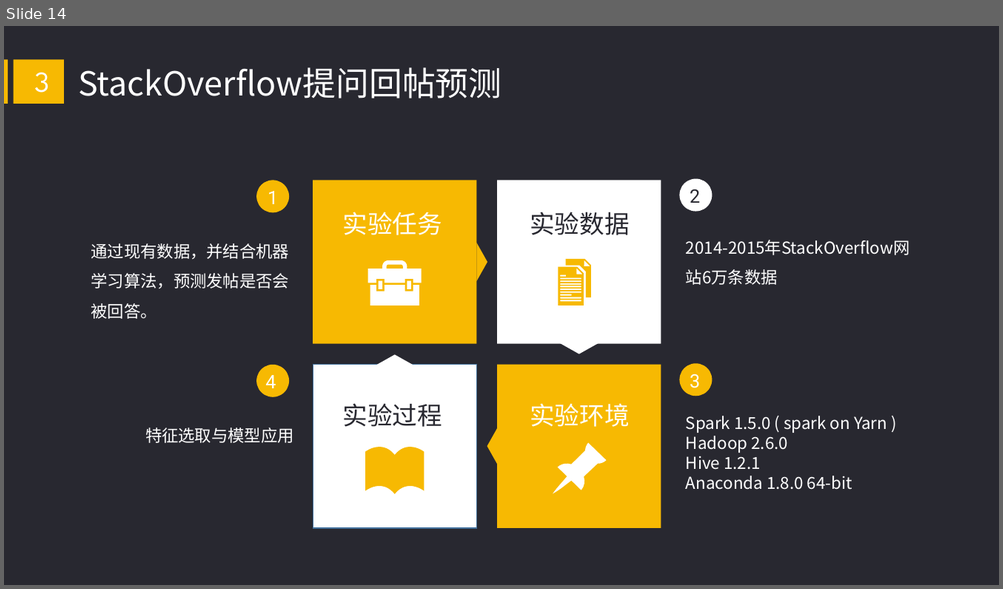
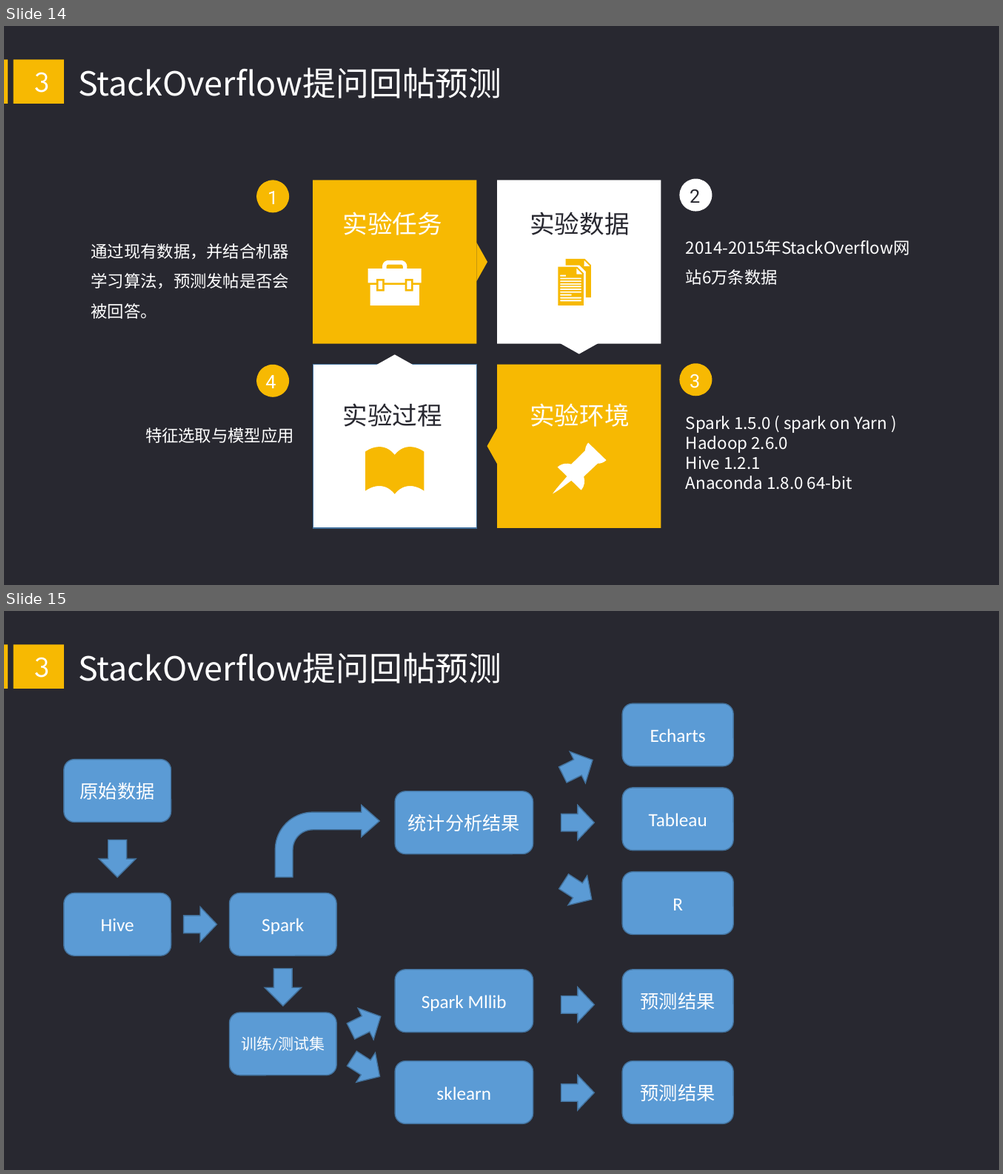
Before and after one commit to bryandsy/ss_homework, a slide deck: 高级软工汇报_张亮&张梦菲&蒋文慧.pptx. Shown one above the other, each under a label of ours: slide 14 before the commit, slides 14 and 15 after it. The pictures are 1003x589 and 1003x1174 pixels, drawn with LibreOffice and Linux fonts; fonts in the diff are those of the drawing. Boxes give left, top, right and bottom in pixels: in the first picture for what was removed or moved away, otherwise in the second. Text is boxed around its words. In the diff, an @@ line names an element or a change of style, - is before the commit and + after.

Commit message:
add architecture

```diff
--- a/高级软工汇报_张亮&张梦菲&蒋文慧.pptx
+++ b/高级软工汇报_张亮&张梦菲&蒋文慧.pptx
@@ slide 15 added at bbox=[4, 611, 999, 1170], background #282830 @@
@@ rectangle added at bbox=[4, 644, 8, 689], fill #F7B902 @@
@@ rectangle added at bbox=[13, 644, 64, 689], fill #F7B902 @@
@@ text added at bbox=[78, 652, 501, 684], 32 pt, text #FFFFFF @@
+StackOverflow提问回帖预测
@@ text added at bbox=[35, 657, 50, 678], 28 pt, text #FFFFFF @@
+3
@@ rounded rectangle added at bbox=[623, 703, 734, 766], fill #5B9BD5, outline #43739E 1 pt, 18 pt, text #FFFFFF @@
+Echarts
@@ rounded rectangle added at bbox=[64, 760, 171, 822], fill #5B9BD5, outline #43739E 1 pt, 18 pt, text #FFFFFF @@
+原始数据
@@ right arrow added at bbox=[555, 744, 600, 790], fill #5B9BD5, outline #43739E 1 pt @@
@@ rounded rectangle added at bbox=[623, 788, 734, 851], fill #5B9BD5, outline #43739E 1 pt, 18 pt, text #FFFFFF @@
+Tableau
@@ bent arrow added at bbox=[275, 805, 379, 877], fill #5B9BD5, outline #43739E 1 pt @@
@@ rounded rectangle added at bbox=[395, 792, 533, 854], fill #5B9BD5, outline #43739E 1 pt, 18 pt, text #FFFFFF @@
+统计分析结果
@@ right arrow added at bbox=[561, 805, 595, 840], fill #5B9BD5, outline #43739E 1 pt @@
@@ down arrow added at bbox=[99, 840, 135, 877], fill #5B9BD5, outline #43739E 1 pt @@
@@ right arrow added at bbox=[555, 867, 601, 914], fill #5B9BD5, outline #43739E 1 pt @@
@@ rounded rectangle added at bbox=[623, 872, 734, 935], fill #5B9BD5, outline #43739E 1 pt, 18 pt, text #FFFFFF @@
+R
@@ rounded rectangle added at bbox=[64, 893, 171, 956], fill #5B9BD5, outline #43739E 1 pt, 18 pt, text #FFFFFF @@
+Hive
@@ rounded rectangle added at bbox=[229, 893, 337, 956], fill #5B9BD5, outline #43739E 1 pt, 18 pt, text #FFFFFF @@
+Spark
@@ right arrow added at bbox=[184, 907, 216, 943], fill #5B9BD5, outline #43739E 1 pt @@
@@ down arrow added at bbox=[264, 969, 301, 1006], fill #5B9BD5, outline #43739E 1 pt @@
@@ rounded rectangle added at bbox=[395, 970, 533, 1033], fill #5B9BD5, outline #43739E 1 pt, 18 pt, text #FFFFFF @@
+Spark Mllib
@@ right arrow added at bbox=[561, 988, 595, 1023], fill #5B9BD5, outline #43739E 1 pt @@
@@ rounded rectangle added at bbox=[623, 970, 734, 1033], fill #5B9BD5, outline #43739E 1 pt, 18 pt, text #FFFFFF @@
+预测结果
@@ right arrow added at bbox=[344, 1001, 388, 1047], fill #5B9BD5, outline #43739E 1 pt @@
@@ rounded rectangle added at bbox=[229, 1013, 337, 1076], fill #5B9BD5, outline #43739E 1 pt, 15 pt, text #FFFFFF @@
+训练/测试集
@@ right arrow added at bbox=[343, 1045, 389, 1091], fill #5B9BD5, outline #43739E 1 pt @@
@@ rounded rectangle added at bbox=[395, 1062, 533, 1125], fill #5B9BD5, outline #43739E 1 pt, 18 pt, text #FFFFFF @@
+sklearn
@@ right arrow added at bbox=[561, 1076, 595, 1111], fill #5B9BD5, outline #43739E 1 pt @@
@@ rounded rectangle added at bbox=[623, 1062, 734, 1125], fill #5B9BD5, outline #43739E 1 pt, 18 pt, text #FFFFFF @@
+预测结果
```
